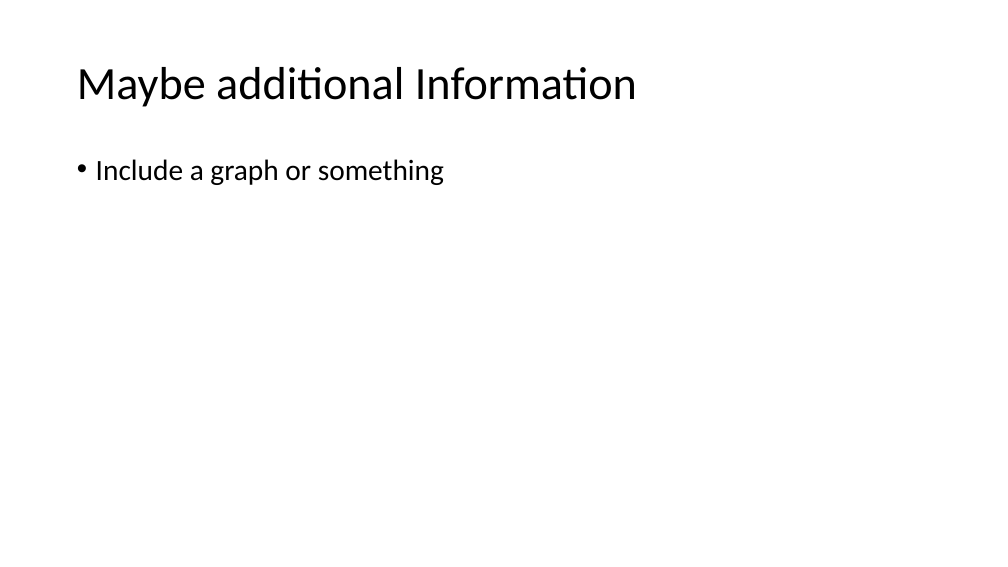
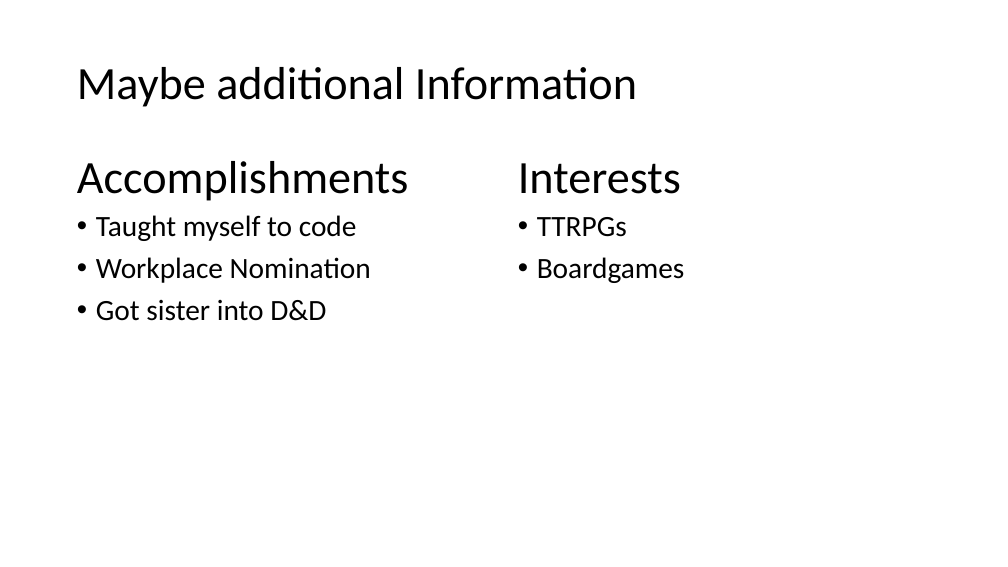
Before and after one commit to cgitrun/Fall-2023, a slide deck: slide 4 of 17603-communication-for-software-leaders/Assignment 3.pptx. Drawn at 1008x567 pixels with LibreOffice and Linux fonts; fonts in the diff are those of the drawing. Boxes give left, top, right and bottom in pixels: in the first picture for what was removed or moved away, otherwise in the second. Text is boxed around its words. In the diff, an @@ line names an element or a change of style, - is before the commit and + after.

```diff
--- a/17603-communication-for-software-leaders/Assignment 3.pptx
+++ b/17603-communication-for-software-leaders/Assignment 3.pptx
@@ text added at [77, 161, 408, 201], 44 pt, text #000000 @@
+Accomplishments
@@ text added at [518, 163, 681, 194], 44 pt, text #000000 @@
+Interests
@@ text at [96, 215, 371, 321]: text changed @@
-• Include a graph or something
+• Taught myself to code
+• Workplace Nomination
+• Got sister into D&D
@@ text added at [537, 217, 685, 283], 28 pt, text #000000 @@
+• TTRPGs
+• Boardgames
```
Also in this commit, not shown: 3 other slides changed, 1 slide added, 1 slide removed, 1 other file.
